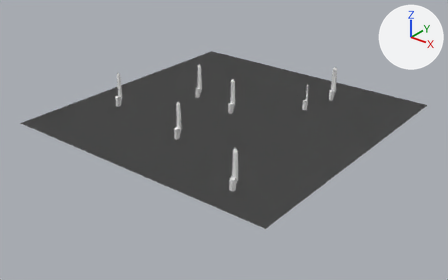
The Blender file scenes/sword.blend, before and after one commit.
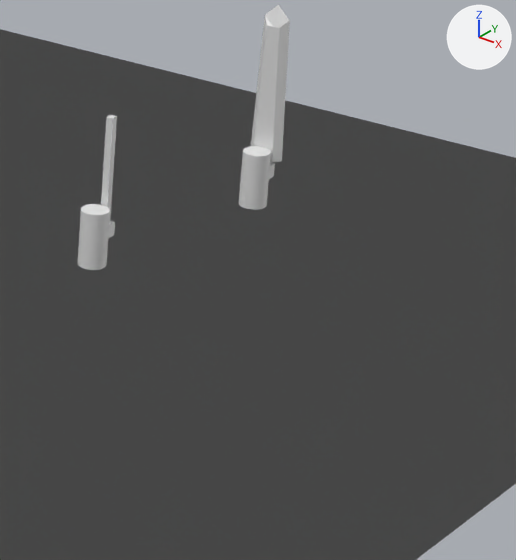
The first picture shows the older version from a 50 mm camera at (72.8, -93.3, 51.3) aimed at (1.3, -3.9, -4.1). The close-ups show both versions on the part from 65% to 84% of the width and 24% to 57% of the height of that picture; other places that the commit changed are outside them. Arrows for +X, +Y and +Z are at upper right; the lights stay in place.

In view in the first close-up: 'Enemy_Body', 'Enemy_Sword', 'Player_Body.003', 'Player_Sword.003', 'Player_Wrist.003', 'WalkMesh'.
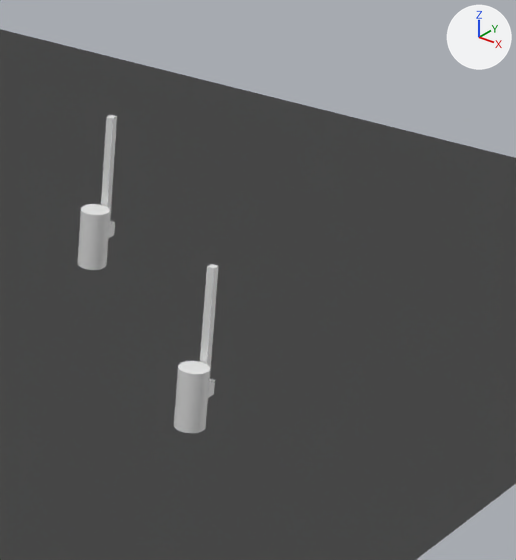
Pixel boxes (x1, y1, x2, y2) of what changed, in the close-ups (516 x 560 px):
'Player_Sword.003', deleted: before (251, 5, 290, 162)
'Player_Body.003', moved: before (239, 146, 271, 210); after (174, 361, 210, 433)
'Enemy_Sword.005', added: after (200, 264, 218, 380)
'Player_Wrist.003', moved: before (269, 162, 275, 179); after (208, 379, 215, 398)

Diff of the bpy script that builds the scene:
```diff
--- a/scenes/sword.blend.py
+++ b/scenes/sword.blend.py
@@ ob_player_wrist_003 @@
 ob_player_wrist_003.parent = ob_player_body_003
-ob_player_wrist_003.matrix_parent_inverse = Matrix(((1.0, 0.0, 0.0, 0.0), (0.0, 1.0, 0.0, 0.0), (0.0, 0.0, 1.0, -3.08), (0.0, 0.0, 0.0, 1.0)))
-ob_player_wrist_003.location = (0.0, 0.7, 3.15)
+ob_player_wrist_003.matrix_parent_inverse = Matrix(((1.0, 0.0, 0.0, -10.0), (0.0, 1.0, 0.0, -10.0), (0.0, 0.0, 1.0, -3.08), (0.0, 0.0, 0.0, 1.0)))
+ob_player_wrist_003.location = (10.0, 10.7, 3.15)
@@ ob_player_body_003 @@
 ob_player_body_003 = bpy.data.objects.new('Player_Body.003', me_player)
-ob_player_body_003.location = (12.57, 19.3, 1.28)
+ob_player_body_003.location = (20.36, 1.79, 1.28)
@@ ob_player_sword_003 @@
-ob_player_sword_003 = bpy.data.objects.new('Player_Sword.003', me_sword)
-ob_player_sword_003.parent = ob_player_wrist_003
-ob_player_sword_003.matrix_parent_inverse = Matrix(((1.0, 0.0, 0.0, 0.0), (0.0, 1.0, 0.0, -0.7), (0.0, 0.0, 1.0, -1.35), (0.0, 0.0, 0.0, 1.0)))
-ob_player_sword_003.location = (0.0, 0.7, 1.35)
-ob_player_sword_003.rotation_euler = (1.571, 0.0, 0.0)  # degrees (90, 0, 0)
@@ ob_enemy_sword_005 @@
+ob_enemy_sword_005 = bpy.data.objects.new('Enemy_Sword.005', me_sword_001)
+ob_enemy_sword_005.parent = ob_player_wrist_003
+ob_enemy_sword_005.matrix_parent_inverse = Matrix(((1.0, 0.0, 0.0, -10.0), (0.0, 1.0, 0.0, -10.7), (0.0, 0.0, 1.0, -1.35), (0.0, 0.0, 0.0, 1.0)))
+ob_enemy_sword_005.location = (10.0, 10.7, 3.49)
+ob_enemy_sword_005.rotation_euler = (0.0, -3.142, 0.0)  # degrees (0, -180, 0)
```
